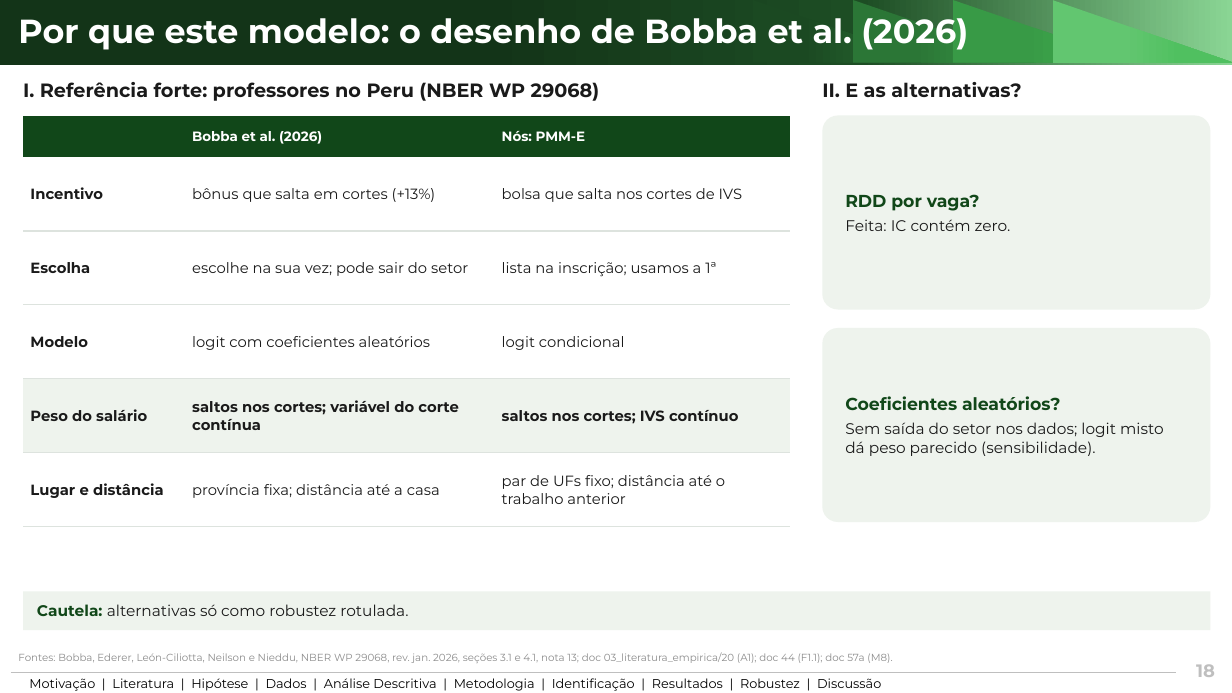
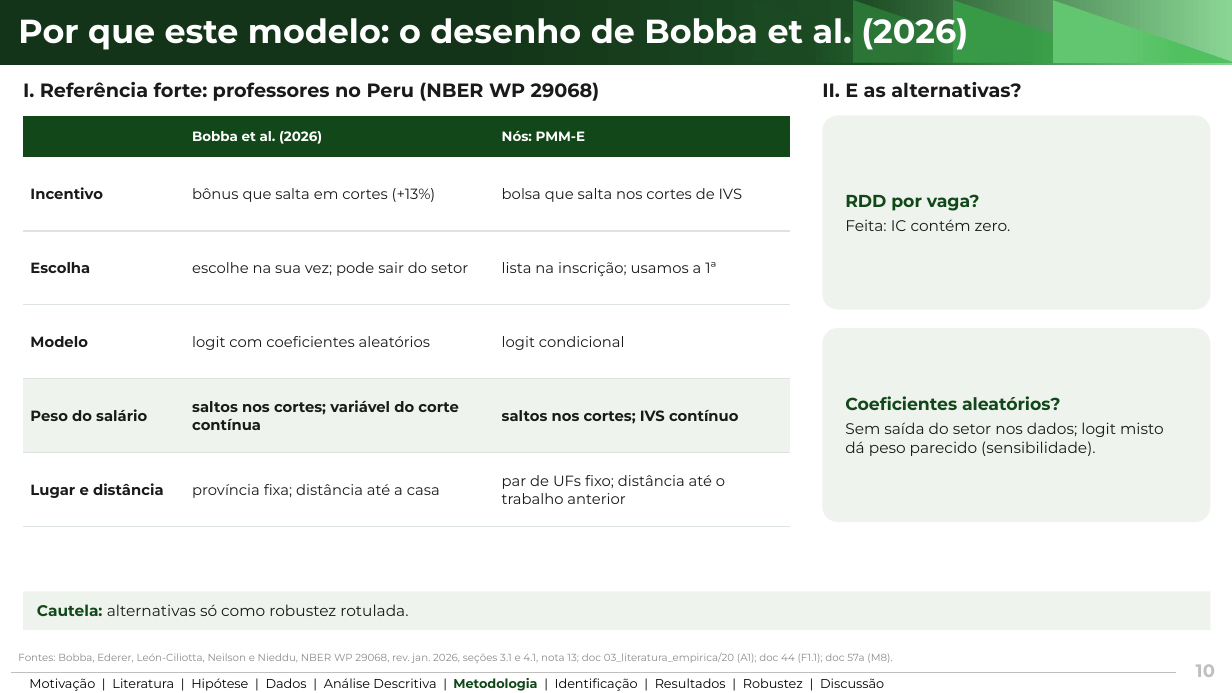
Before and after one commit to ka1victor/impact-eval-health-econ-pmme, a slide deck: slide 10 of output/apresentacao_banca_final/deck_banca_final.pptx (slide 18 before the commit). Drawn at 1232x693 pixels with LibreOffice and Linux fonts; fonts in the diff are those of the drawing; background and template pictures are left out. Boxes give left, top, right and bottom in pixels: in the first picture for what was removed or moved away, otherwise in the second. Text is boxed around its words. In the diff, an @@ line names an element or a change of style, - is before the commit and + after.

```diff
--- a/output/apresentacao_banca_final/deck_banca_final.pptx
+++ b/output/apresentacao_banca_final/deck_banca_final.pptx
@@ text "Motivação | Literatura | Hipótese ..." at [29, 678, 884, 691]: text colour #000000 to #114719, bold on in "Metodologia" @@
@@ text at [1196, 664, 1215, 677]: text changed @@
-18
+10
```
Also in this commit, not shown: 13 other slides changed, 2 slides added, 1 slide removed, 7 other files.
